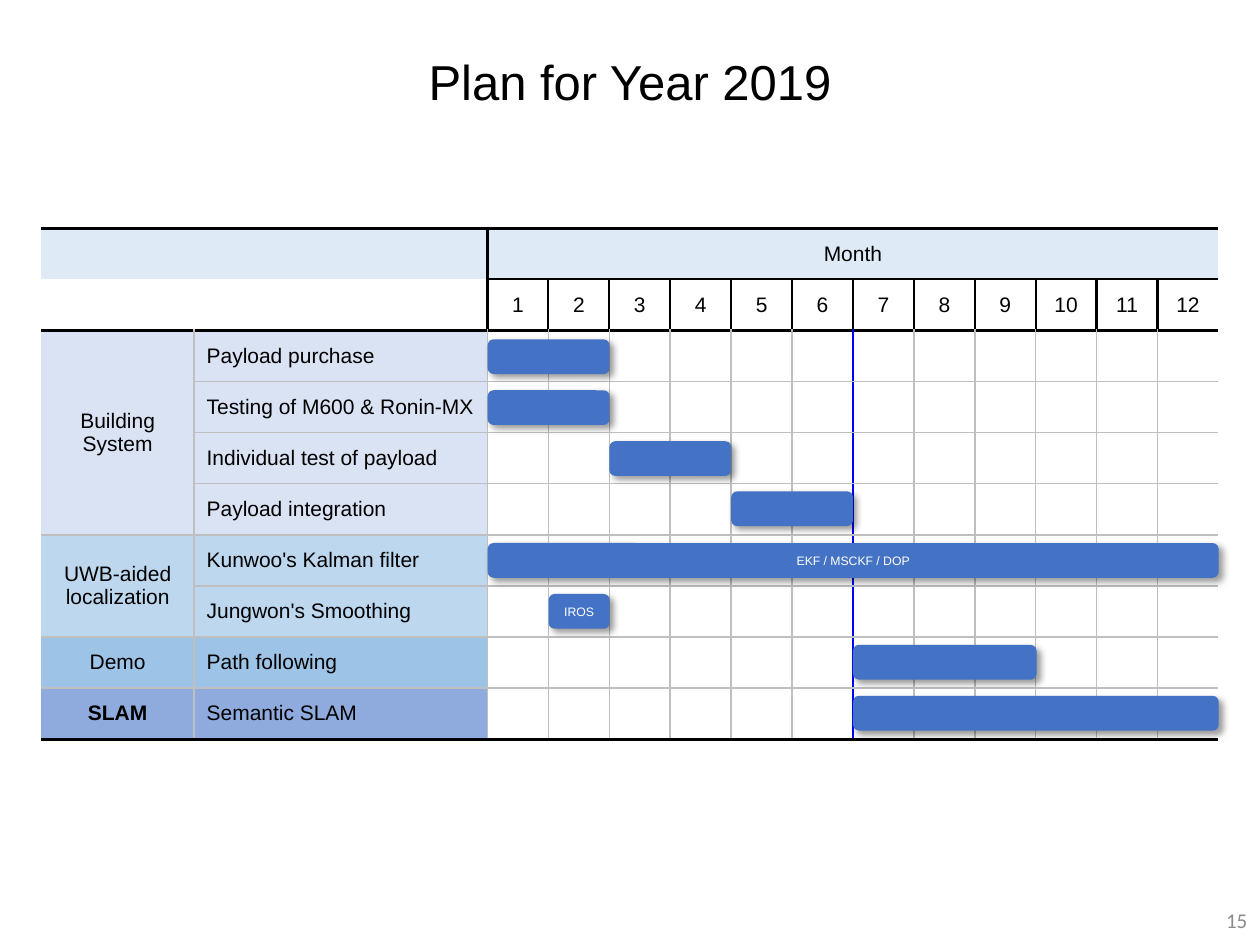
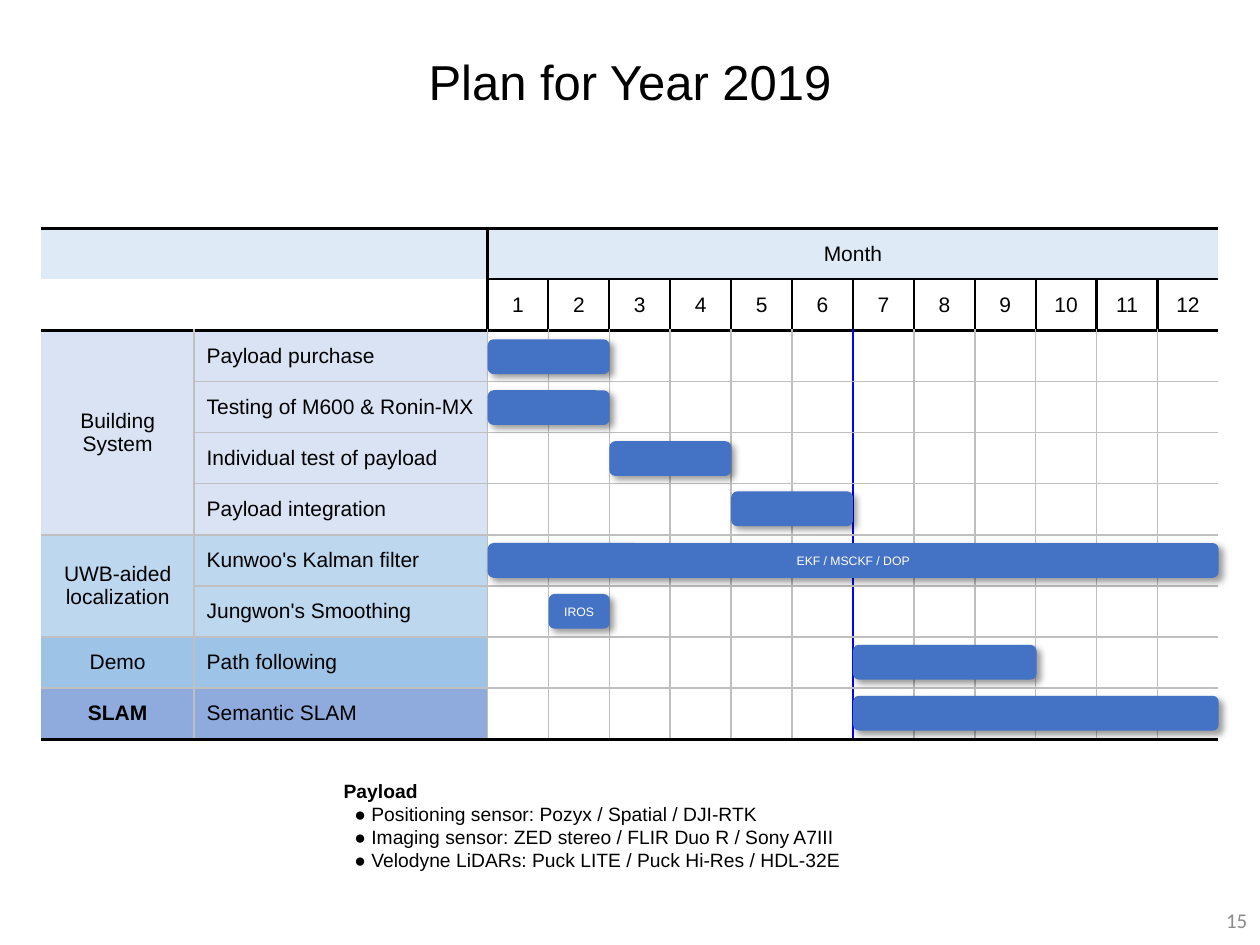
Before and after one commit to yorku-ausml/qdrone, a slide deck: slide 15 of doc/internal_meeting_materials/meeting_materials_qdrone_internal_20190205_updated.pptx. Drawn at 1260x945 pixels with LibreOffice and Linux fonts; fonts in the diff are those of the drawing. Boxes give left, top, right and bottom in pixels: in the first picture for what was removed or moved away, otherwise in the second. Text is boxed around its words. In the diff, an @@ line names an element or a change of style, - is before the commit and + after.

```diff
--- a/doc/internal_meeting_materials/meeting_materials_qdrone_internal_20190205_updated.pptx
+++ b/doc/internal_meeting_materials/meeting_materials_qdrone_internal_20190205_updated.pptx
@@ text added at (x1=344, y1=784, x2=839, y2=871), 11 pt, text #000000 @@
+Payload
+● Positioning sensor: Pozyx / Spatial / DJI-RTK
+● Imaging sensor: ZED stereo / FLIR Duo R / Sony A7III
+● Velodyne LiDARs: Puck LITE / Puck Hi-Res / HDL-32E
```
Also in this commit, not shown: 1 other file.
